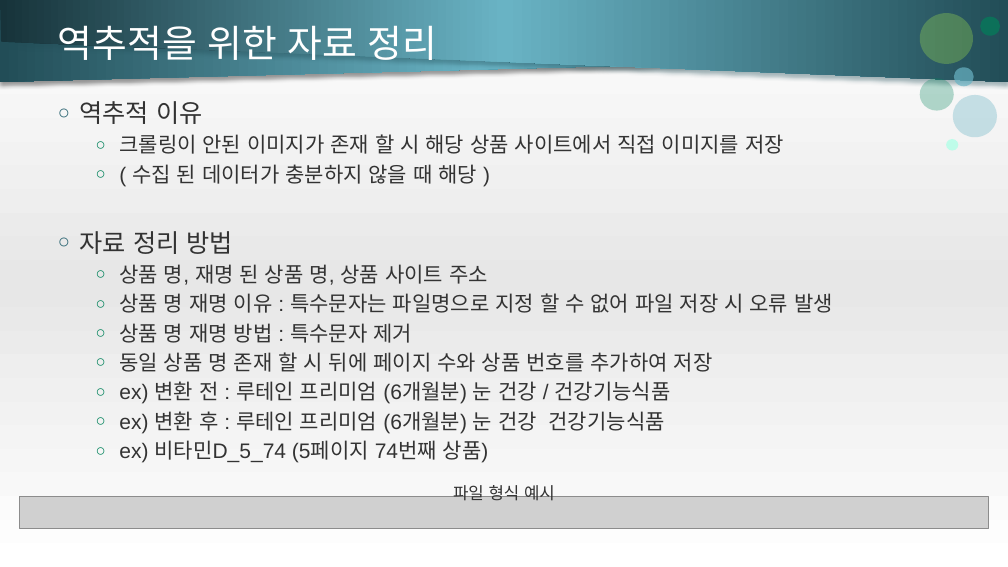
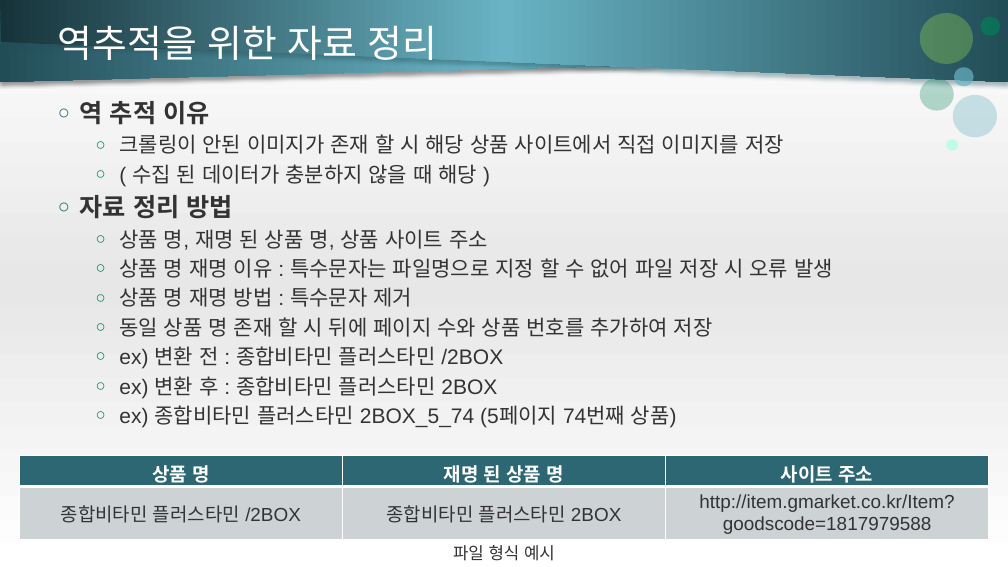
Before and after one commit to CoffeeShelter/GmarketCrawler, a slide deck: slide 8 of 이주훈-크롤링 계획서.pptx. Drawn at 1008x567 pixels with LibreOffice and Linux fonts; fonts in the diff are those of the drawing; grey boxes stand for pictures. Boxes give left, top, right and bottom in pixels: in the first picture for what was removed or moved away, otherwise in the second. Text is boxed around its words. In the diff, an @@ line names an element or a change of style, - is before the commit and + after.

```diff
--- a/이주훈-크롤링 계획서.pptx
+++ b/이주훈-크롤링 계획서.pptx
@@ text at (80, 101, 209, 125): text changed; bold on @@
-○ 역추적 이유
+○ 역 추적 이유
@@ text at (80, 195, 232, 219): bold on in "자료 정리 방법" @@
@@ text at (119, 346, 677, 428): text changed @@
-  ○ ex) 변환 전 : 루테인 프리미엄 (6개월분) 눈 건강 / 건강기능식품
-  ○ ex) 변환 후 : 루테인 프리미엄 (6개월분) 눈 건강 건강기능식품
-  ○ ex) 비타민D_5_74 (5페이지 74번째 상품)
+  ○ ex) 변환 전 : 종합비타민 플러스타민 /2BOX
+  ○ ex) 변환 후 : 종합비타민 플러스타민 2BOX
+  ○ ex) 종합비타민 플러스타민 2BOX_5_74 (5페이지 74번째 상품)
@@ table added at (20, 456, 988, 540), 2 rows, 3 columns @@
+상품 명 | 재명 된 상품 명 | 사이트 주소
+종합비타민 플러스타민 /2BOX | 종합비타민 플러스타민 2BOX | http://item.gmarket.co.kr/Item?goodscode=1817979588
@@ picture removed at (20, 497, 989, 529) @@
@@ text "파일 형식 예시": place and size @@
-text "파일 형식 예시" at (453, 485, 555, 501)
+text "파일 형식 예시" at (453, 545, 555, 561)
```
Also in this commit, not shown: 3 other slides changed, 7 other files.
